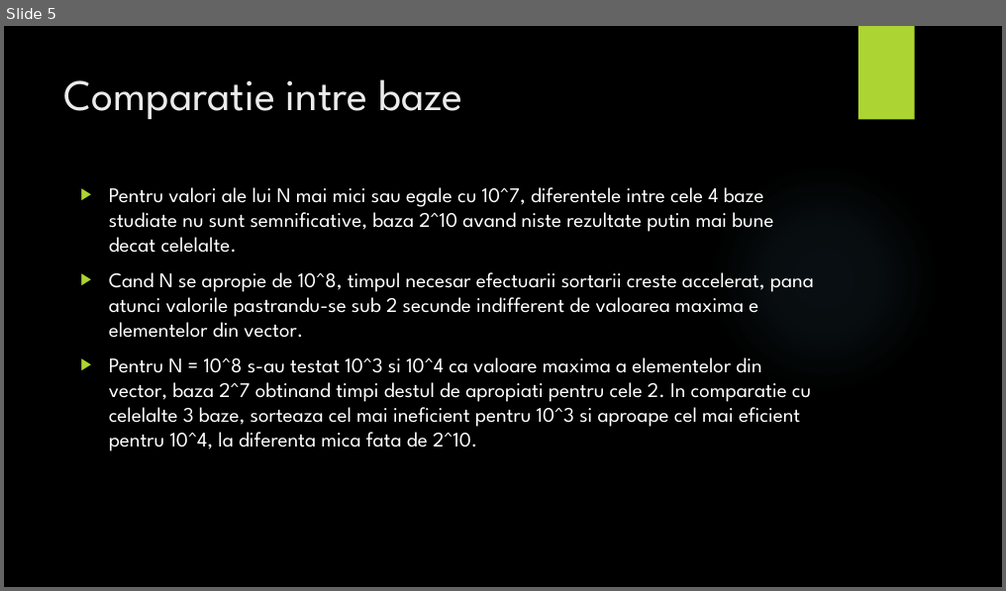
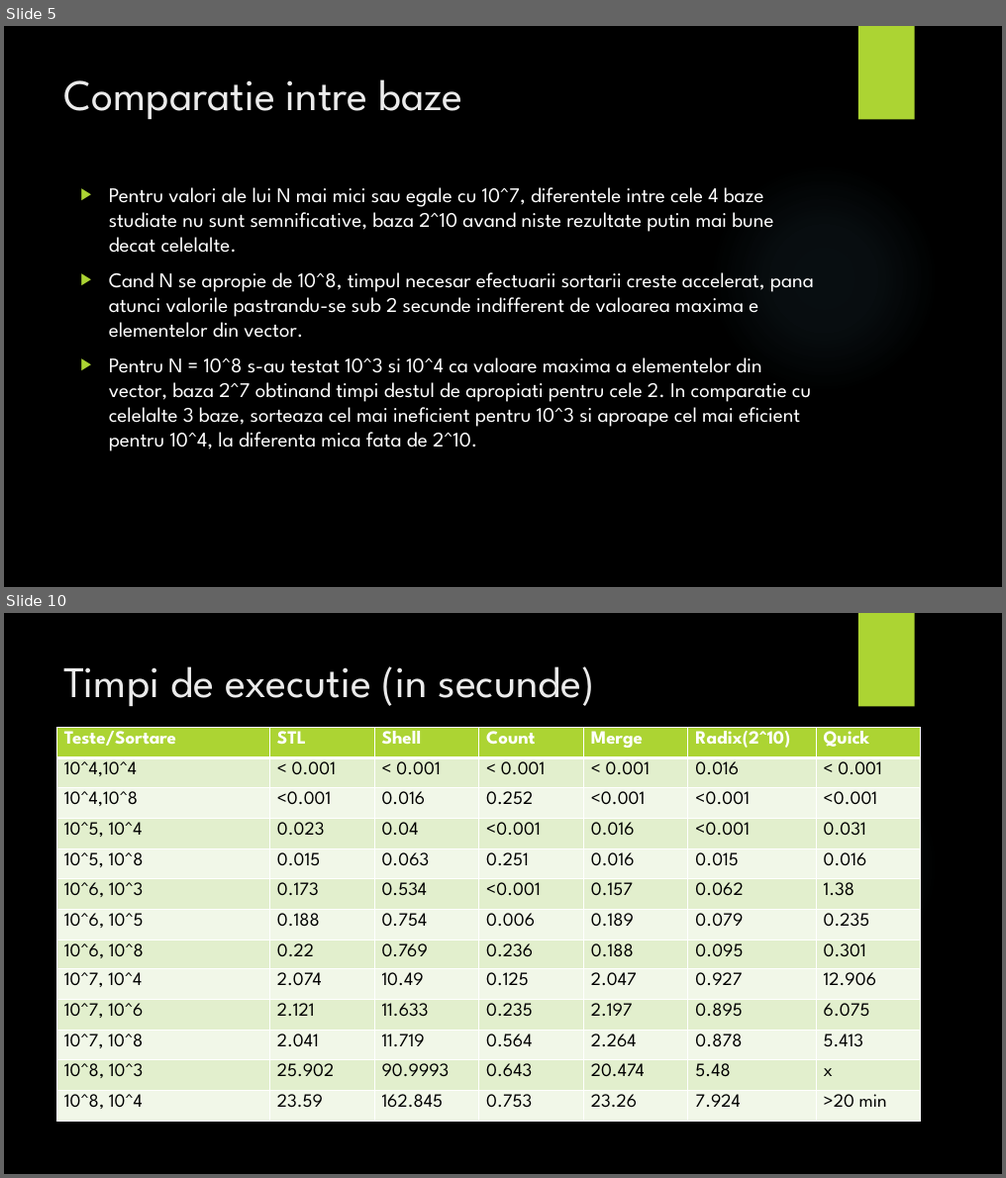
Before and after one commit to adelp13/Sorting-Algorithms, a slide deck: proiect1SD/Prezentare.pptx. Shown one above the other, each under a label of ours: slide 5 before the commit, slides 5 and 10 after it; the slides between them are not shown. The pictures are 1006x591 and 1006x1178 pixels, drawn with LibreOffice and Linux fonts; fonts in the diff are those of the drawing; background and template pictures are left out. Boxes give left, top, right and bottom in pixels: in the first picture for what was removed or moved away, otherwise in the second. Text is boxed around its words. In the diff, an @@ line names an element or a change of style, - is before the commit and + after.

```diff
--- a/proiect1SD/Prezentare.pptx
+++ b/proiect1SD/Prezentare.pptx
@@ slide 10 added at <box>4,613,1002,1174</box>, background picture (left out); not listed: 2 template elements that a slide beside it also shows @@
@@ title added at <box>64,666,595,706</box>, 42 pt, text #EBEBEB @@
+Timpi de executie (in secunde)
@@ table added at <box>57,728,922,1122</box>, 13 rows, 7 columns @@
+Teste/Sortare | STL | Shell | Count | Merge | Radix(2^10) | Quick
+10^4,10^4 | < 0.001 | < 0.001 | < 0.001 | < 0.001 | 0.016 | < 0.001
+10^4,10^8 | <0.001 | 0.016 | 0.252 | <0.001 | <0.001 | <0.001
+10^5, 10^4 | 0.023 | 0.04 | <0.001 | 0.016 | <0.001 | 0.031
+10^5, 10^8 | 0.015 | 0.063 | 0.251 | 0.016 | 0.015 | 0.016
+10^6, 10^3 | 0.173 | 0.534 | <0.001 | 0.157 | 0.062 | 1.38
+10^6, 10^5 | 0.188 | 0.754 | 0.006 | 0.189 | 0.079 | 0.235
+10^6, 10^8 | 0.22 | 0.769 | 0.236 | 0.188 | 0.095 | 0.301
+10^7, 10^4 | 2.074 | 10.49 | 0.125 | 2.047 | 0.927 | 12.906
+10^7, 10^6 | 2.121 | 11.633 | 0.235 | 2.197 | 0.895 | 6.075
+10^7, 10^8 | 2.041 | 11.719 | 0.564 | 2.264 | 0.878 | 5.413
+10^8, 10^3 | 25.902 | 90.9993 | 0.643 | 20.474 | 5.48 | x
+10^8, 10^4 | 23.59 | 162.845 | 0.753 | 23.26 | 7.924 | >20 min
```
Also in this commit, not shown: 3 slides changed, 1 other slide added, 8 other files.
